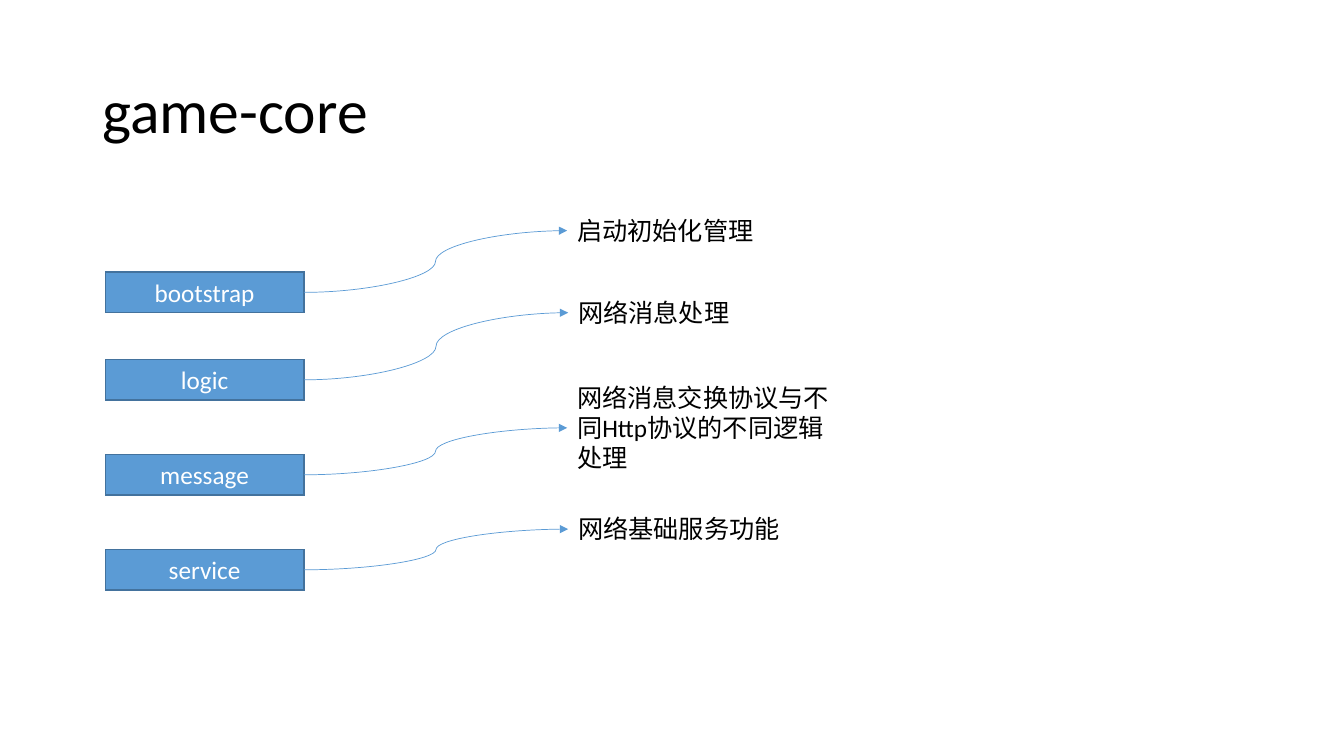
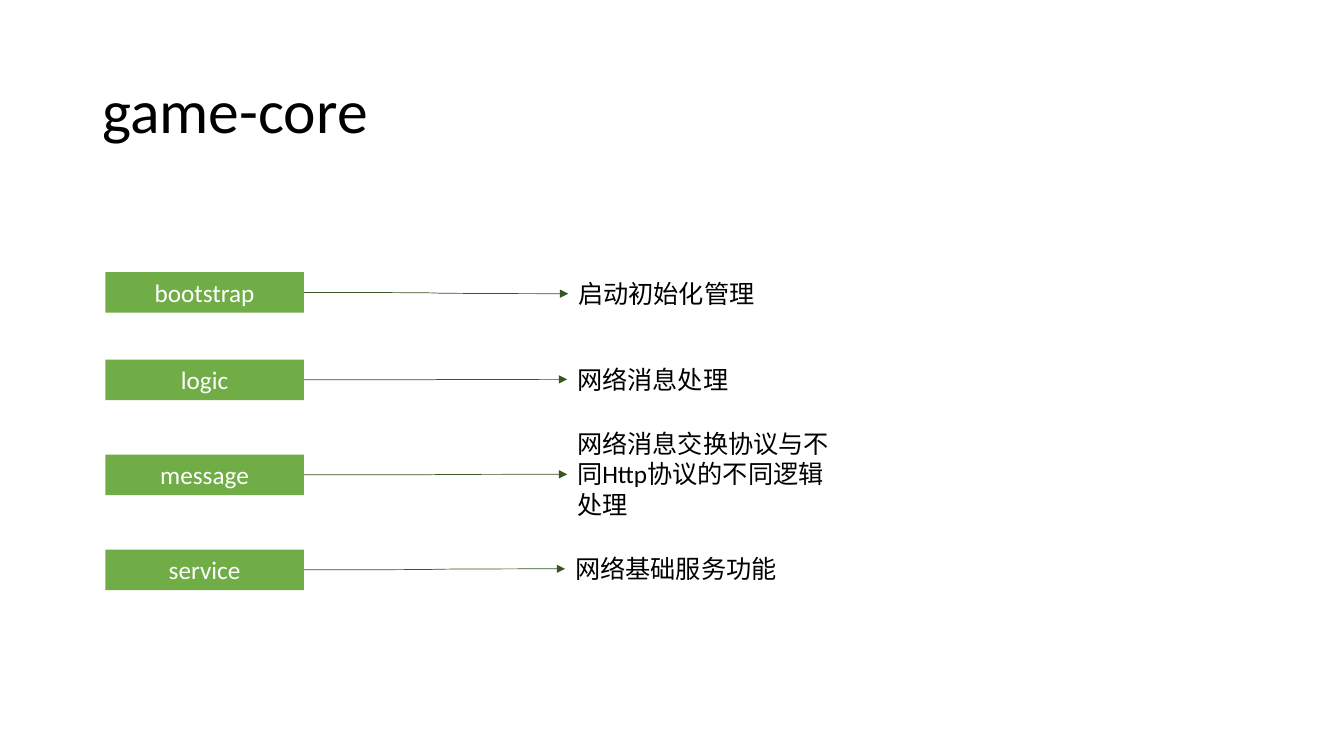
Before and after one commit to leixiangjian/design, a slide deck: slide 3 of netty-game-server.pptx. Drawn at 1344x756 pixels with LibreOffice and Linux fonts; fonts in the diff are those of the drawing. Boxes give left, top, right and bottom in pixels: in the first picture for what was removed or moved away, otherwise in the second. Text is boxed around its words. In the diff, an @@ line names an element or a change of style, - is before the commit and + after.

```diff
--- a/netty-game-server.pptx
+++ b/netty-game-server.pptx
@@ curved arrow moved from (303, 292) - (568, 231) to (303, 292) - (569, 293) @@
@@ curved arrow (303, 292) - (569, 293): stroke #5B9BD5 0.5 pt to #385723 0.5 pt @@
@@ text "启动初始化管理": place and size @@
-text "启动初始化管理" at <box>577,218,753,242</box>
+text "启动初始化管理" at <box>578,281,754,305</box>
@@ text "网络消息处理": place and size @@
-text "网络消息处理" at <box>578,300,729,324</box>
+text "网络消息处理" at <box>577,367,728,391</box>
@@ curved arrow moved from (303, 380) - (569, 313) to (303, 380) - (568, 379) @@
@@ curved arrow (303, 380) - (568, 379): stroke #5B9BD5 0.5 pt to #385723 0.5 pt @@
@@ text "网络消息交换协议与不同Http协议的不同逻辑处理": place and size @@
-text "网络消息交换协议与不同Http协议的不同逻辑处理" at <box>577,385,829,441</box>
+text "网络消息交换协议与不同Http协议的不同逻辑处理" at <box>577,431,829,487</box>
@@ curved arrow moved from (303, 475) - (568, 427) to (303, 475) - (568, 475) @@
@@ curved arrow (303, 475) - (568, 475): stroke #5B9BD5 0.5 pt to #385723 0.5 pt @@
@@ fill #5B9BD5 to #70AD47; outline #43739E 1 pt to none in 4 elements at <box>105,272,303,313</box>, <box>105,360,303,400</box>, <box>105,455,303,495</box>, <box>105,549,303,590</box> @@
@@ curved arrow moved from (303, 570) - (569, 529) to (303, 570) - (566, 569) @@
@@ curved arrow (303, 570) - (566, 569): stroke #5B9BD5 0.5 pt to #385723 0.5 pt @@
@@ text "网络基础服务功能": place and size @@
-text "网络基础服务功能" at <box>578,516,780,540</box>
+text "网络基础服务功能" at <box>575,556,777,580</box>
```
Also in this commit, not shown: 1 other slide changed, 2 slides added, 1 other file.
